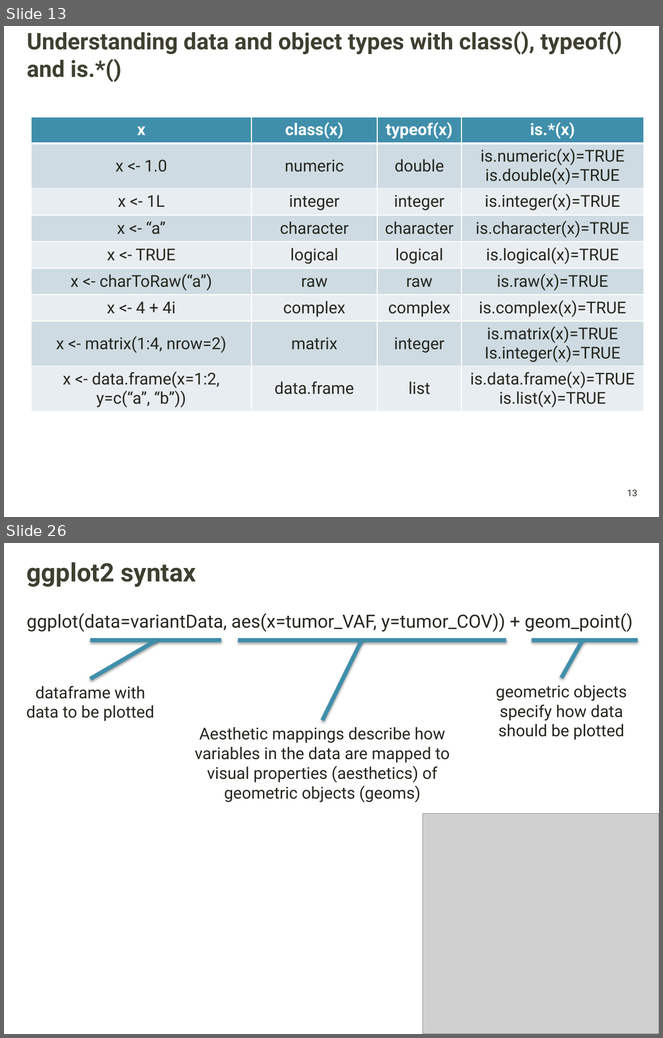
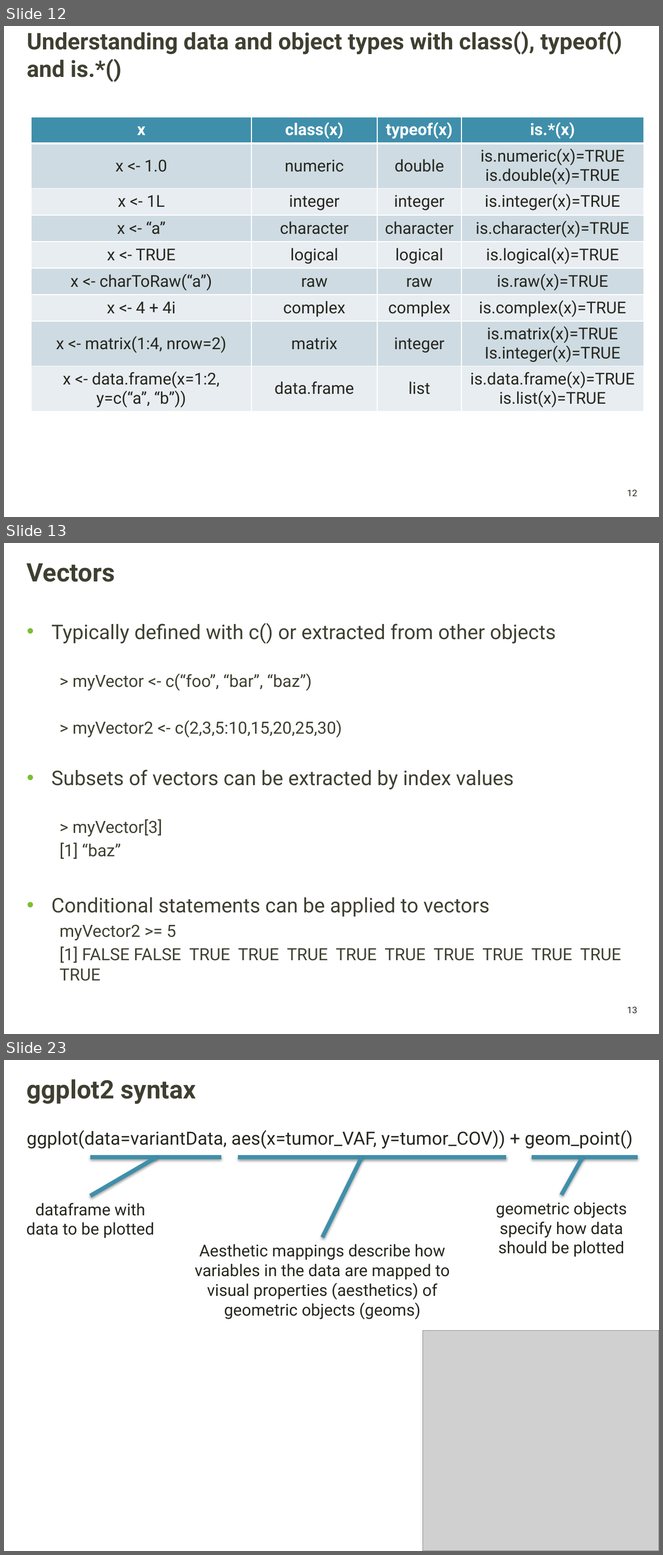
Before and after one commit to griffithlab/gen-viz-lectures, a slide deck: GenViz_Module2_Lecture.pptx. Shown one above the other, each under a label of ours: slides 13 and 26 before the commit, slides 12, 13 and 23 after it; the slides between them are not shown. The pictures are 663x1038 and 663x1555 pixels, drawn with LibreOffice and Linux fonts; fonts in the diff are those of the drawing; grey boxes stand for pictures; background and template pictures are left out. Boxes give left, top, right and bottom in pixels: in the first picture for what was removed or moved away, otherwise in the second. Text is boxed around its words. In the diff, an @@ line names an element or a change of style, - is before the commit and + after.

```diff
--- a/GenViz_Module2_Lecture.pptx
+++ b/GenViz_Module2_Lecture.pptx
@@ slide 13 added at <box>4,543,659,1034</box>, background picture (left out); not listed: 1 template element that a slide beside it also shows @@
@@ title added at <box>27,563,115,582</box>, 28 pt, text #3F3F32, bold @@
+Vectors
@@ text added at <box>51,623,621,981</box>, 18.5 pt, text #3F3F32 @@
+• Typically defined with c() or extracted from other objects
+  > myVector <- c(“foo”, “bar”, “baz”)
+  > myVector2 <- c(2,3,5:10,15,20,25,30)
+• Subsets of vectors can be extracted by index values
+  > myVector[3]
+  [1] “baz”
+• Conditional statements can be applied to vectors
+  myVector2 >= 5
+  [1] FALSE FALSE TRUE TRUE TRUE TRUE TRUE TRUE TRUE TRUE TRUE TRUE
@@ what was slide 13 is now slide 12 @@
@@ page number at <box>627,490,638,497</box>: text changed @@
-13
+12
@@ what was slide 26 is now slide 23 @@
```
Also in this commit, not shown: 9 slides changed, 8 other slides added, 11 slides removed, 2 other files.
